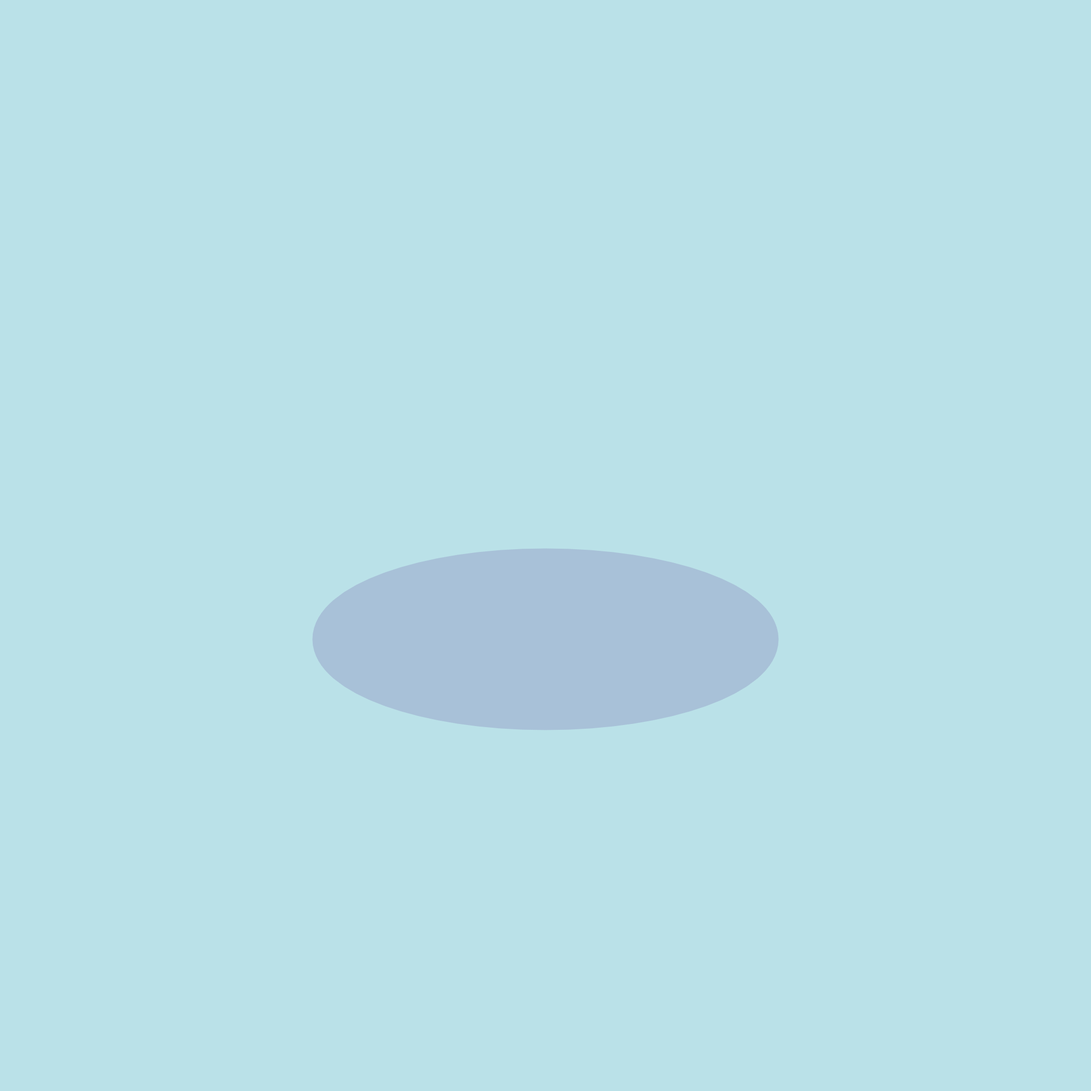
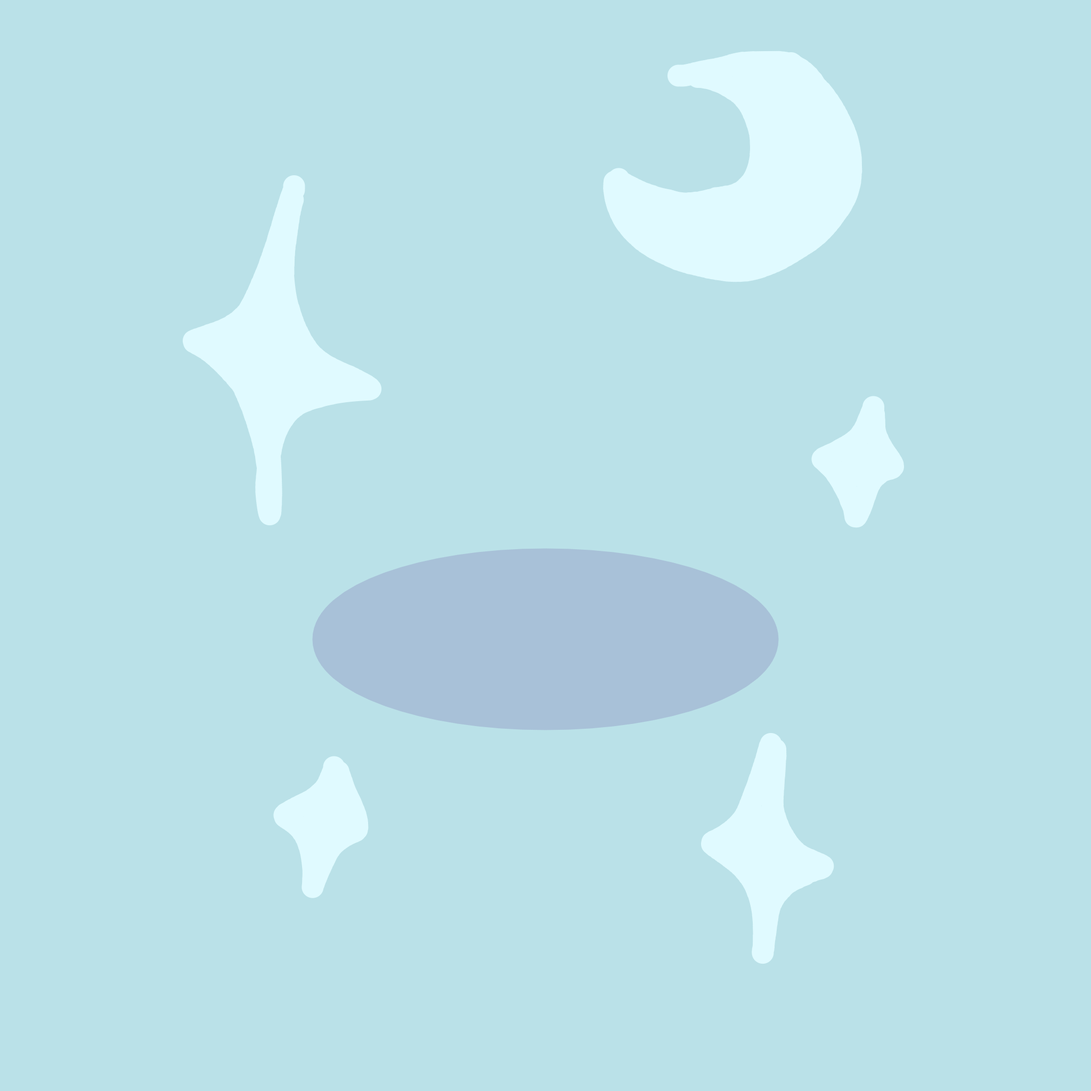
Comparing the layer stacks of the two 1091 x 1091 images. Changes:
added layer "Paint Layer 2" above "Background" over [182, 50, 905, 965]
